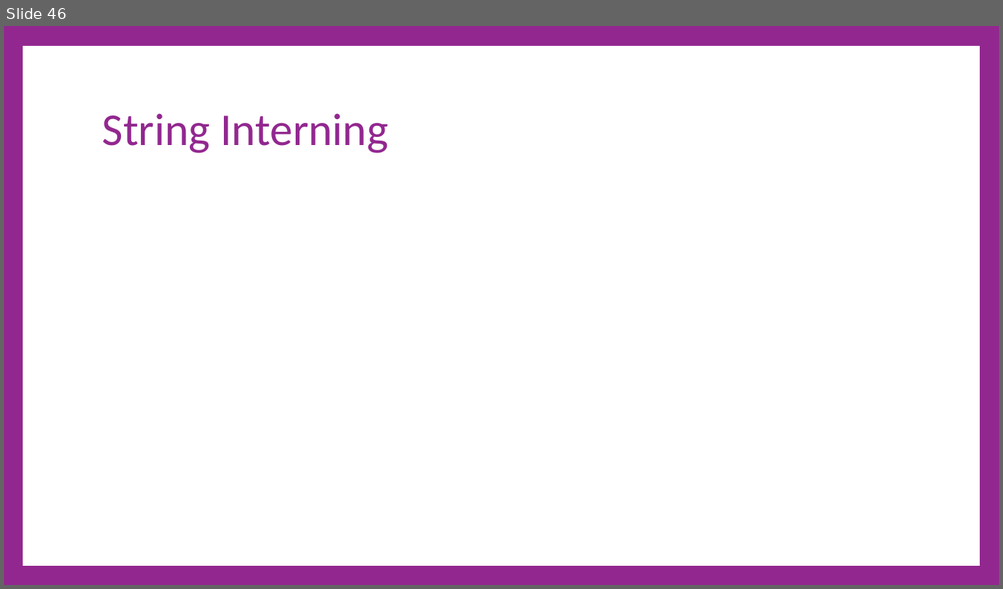
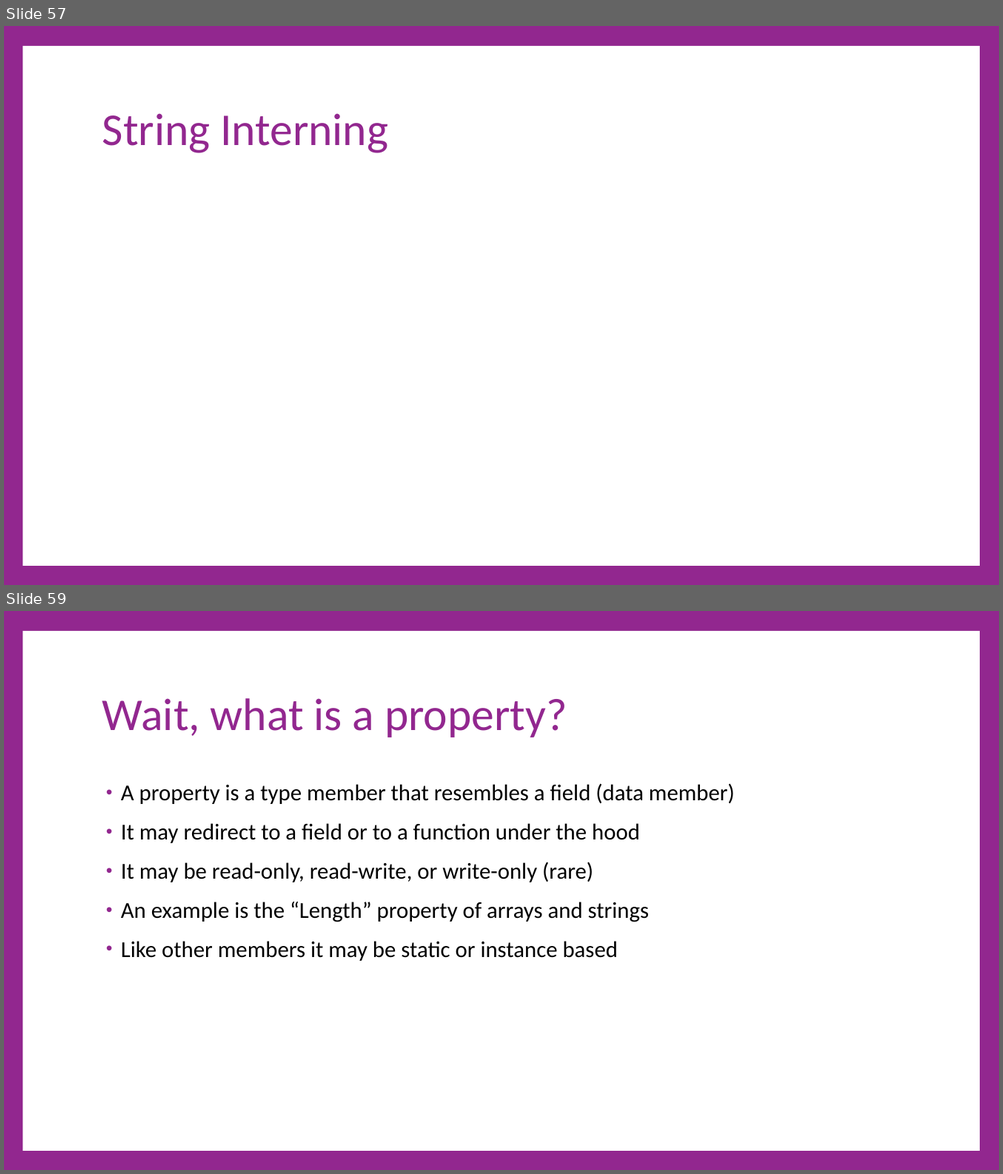
Before and after one commit to cdiggins/cs321, a slide deck: class-notes/cs321-winter-2023-lecture-3-strings.pptx. Shown one above the other, each under a label of ours: slide 46 before the commit, slides 57 and 59 after it; the slides between them are not shown. The pictures are 1003x589 and 1003x1174 pixels, drawn with LibreOffice and Linux fonts; fonts in the diff are those of the drawing. Boxes give left, top, right and bottom in pixels: in the first picture for what was removed or moved away, otherwise in the second. Text is boxed around its words. In the diff, an @@ line names an element or a change of style, - is before the commit and + after.

```diff
--- a/class-notes/cs321-winter-2023-lecture-3-strings.pptx
+++ b/class-notes/cs321-winter-2023-lecture-3-strings.pptx
@@ slide 59 added at (x1=4, y1=611, x2=999, y2=1170), background #92278F; not listed: 1 template element that a slide beside it also shows @@
@@ title added at (x1=102, y1=698, x2=567, y2=738), 66 pt, text #92278F @@
+Wait, what is a property?
@@ text added at (x1=121, y1=783, x2=734, y2=961), 33 pt, text #000000 @@
+• A property is a type member that resembles a field (data member)
+• It may redirect to a field or to a function under the hood
+• It may be read-only, read-write, or write-only (rare)
+• An example is the “Length” property of arrays and strings
+• Like other members it may be static or instance based
@@ what was slide 46 is now slide 57 @@
```
Also in this commit, not shown: 8 slides changed, 23 other slides added, 1 slide removed, 3 other files.
